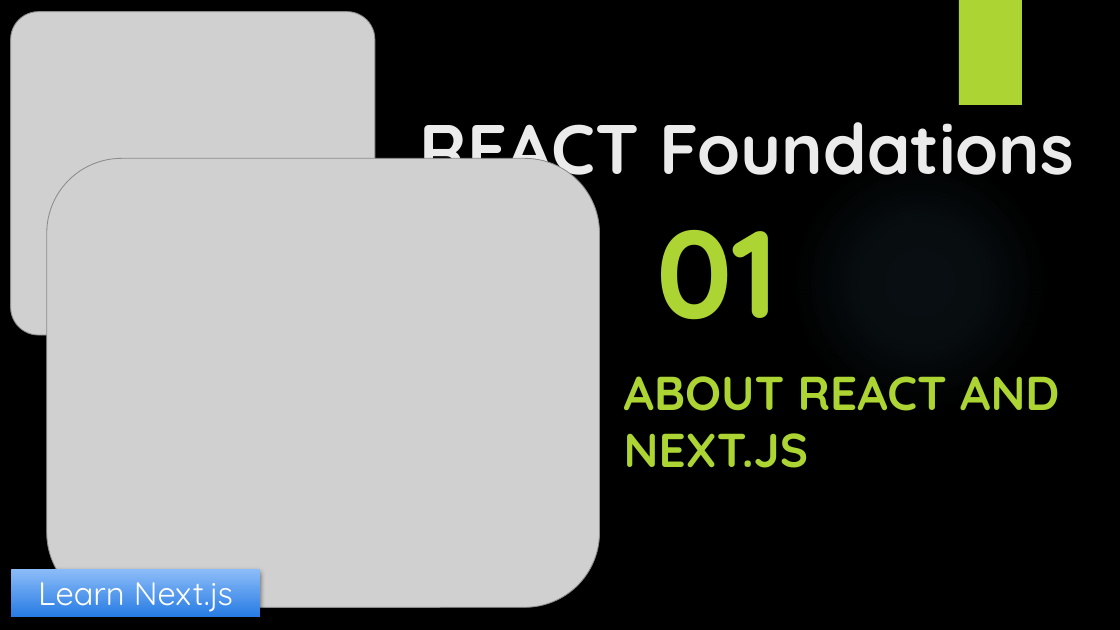
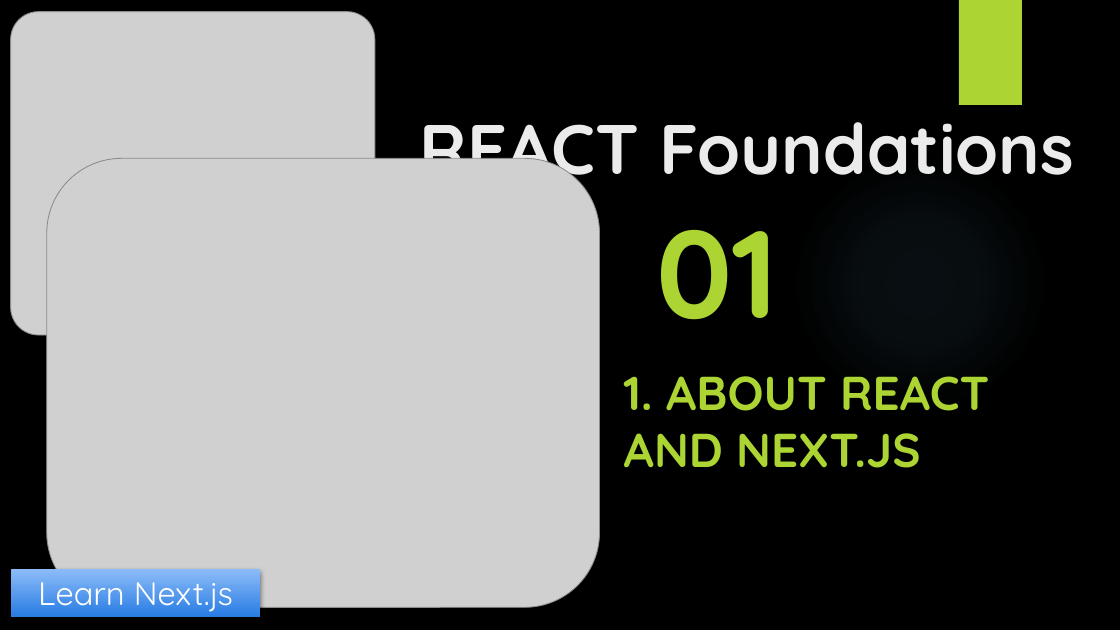
Before and after one commit to yasenstar/learn_javascript, a slide deck: slide 2 of learn_nextjs/1_React-Foundation/React_Foundations.pptx. Drawn at 1120x630 pixels with LibreOffice and Linux fonts; fonts in the diff are those of the drawing; grey boxes stand for pictures; background and template pictures are left out. Boxes give left, top, right and bottom in pixels: in the first picture for what was removed or moved away, otherwise in the second. Text is boxed around its words. In the diff, an @@ line names an element or a change of style, - is before the commit and + after.

```diff
--- a/learn_nextjs/1_React-Foundation/React_Foundations.pptx
+++ b/learn_nextjs/1_React-Foundation/React_Foundations.pptx
@@ subtitle at (624, 376, 989, 468): text changed @@
-ABOUT REACT AND NEXT.JS
+1. ABOUT REACT AND NEXT.JS
```
Also in this commit, not shown: 6 other slides changed, 1 slide added, 2 other files.
